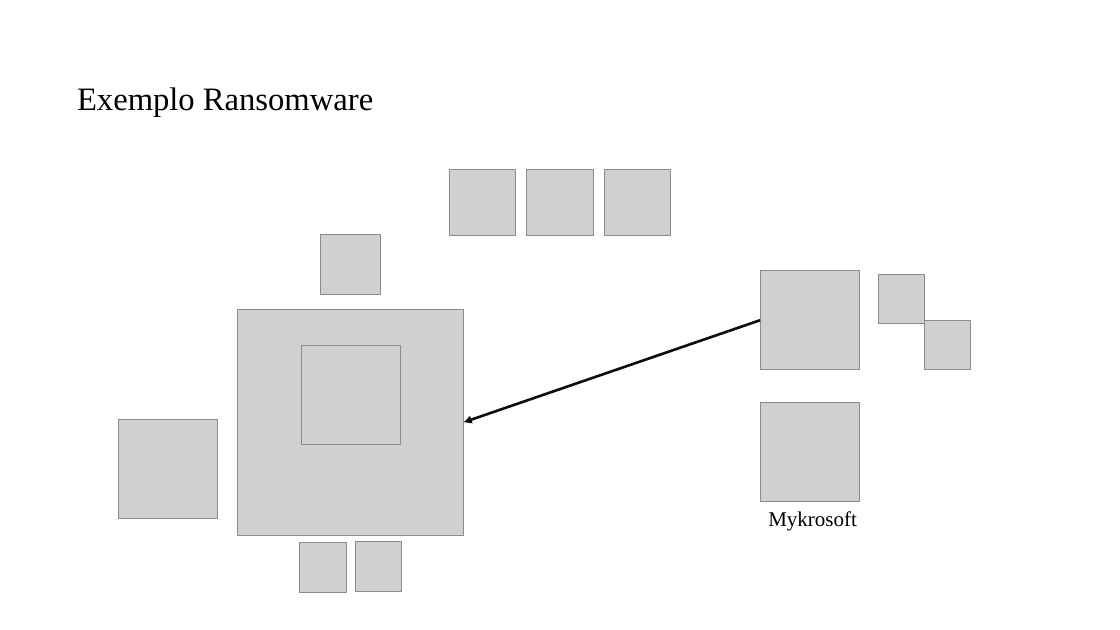
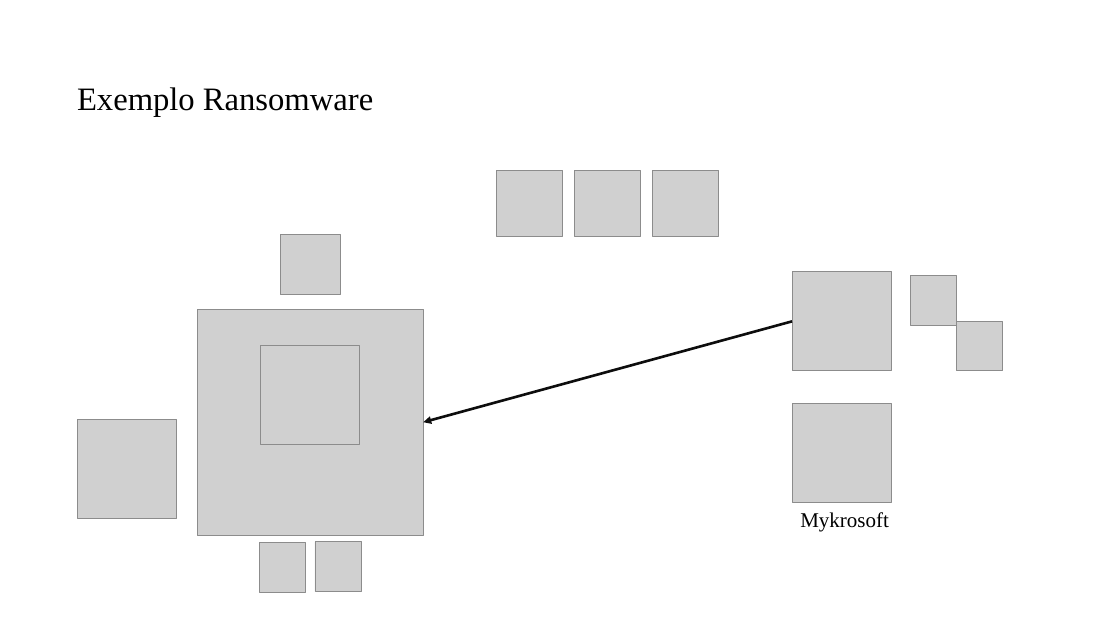
Before and after one commit to PedroMiho/UMC, a slide deck: slide 10 of Segurança da Informação/Aula 02 - Ameaças Ciberneticas/Ameaças Ciberneticas.pptx. Drawn at 1120x630 pixels with LibreOffice and Linux fonts; fonts in the diff are those of the drawing; grey boxes stand for pictures; background and template pictures are left out. Boxes give left, top, right and bottom in pixels: in the first picture for what was removed or moved away, otherwise in the second. Text is boxed around its words. In the diff, an @@ line names an element or a change of style, - is before the commit and + after.

```diff
--- a/Segurança da Informação/Aula 02 - Ameaças Ciberneticas/Ameaças Ciberneticas.pptx
+++ b/Segurança da Informação/Aula 02 - Ameaças Ciberneticas/Ameaças Ciberneticas.pptx
@@ picture: place and size @@
-picture at [450, 170, 516, 236]
+picture at [497, 170, 563, 236]
@@ picture: place and size @@
-picture at [527, 170, 593, 236]
+picture at [575, 170, 641, 236]
@@ picture: place and size @@
-picture at [605, 170, 671, 236]
+picture at [653, 170, 719, 236]
@@ arrow moved from (760, 320) - (464, 423) to (792, 322) - (423, 423) @@
@@ picture: place and size @@
-picture at [924, 320, 970, 370]
+picture at [957, 322, 1003, 371]
@@ 6 pictures: place and size @@
-6 pictures at [118, 234, 464, 592]
+6 pictures at [78, 234, 423, 592]
@@ 3 pictures, 1 text: place and size @@
-3 pictures, 1 text at [760, 271, 924, 531]
+3 pictures, 1 text at [792, 272, 956, 532]
```
Also in this commit, not shown: 2 slides added, 1 slide removed.
